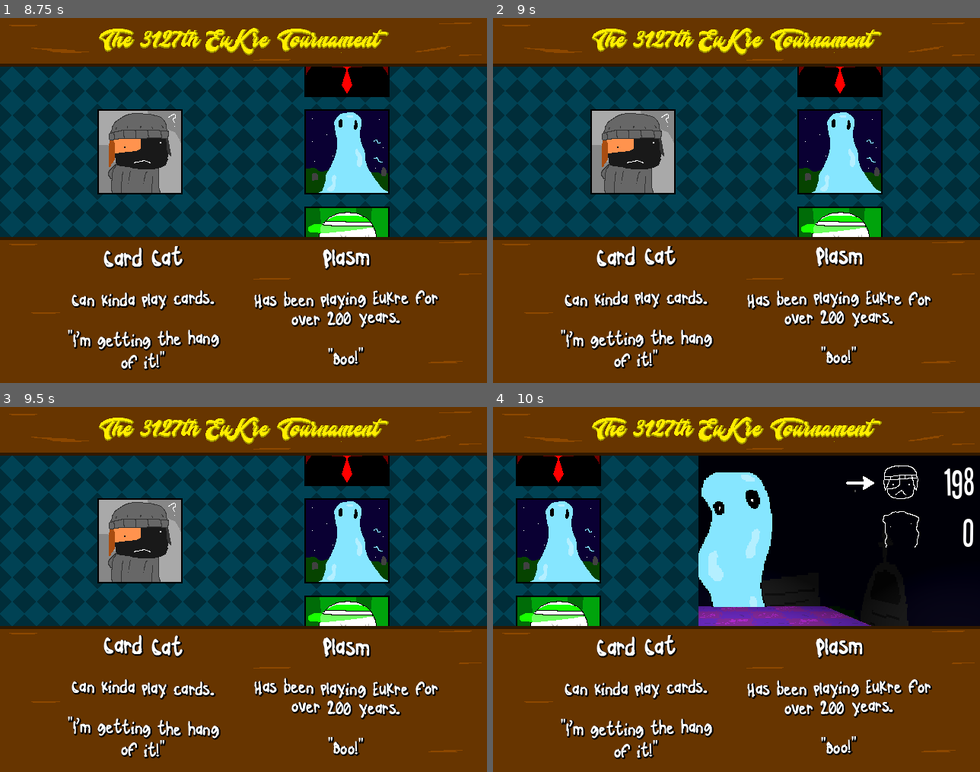
Above: before the commit, frames 1-4 (two rows, left to right).
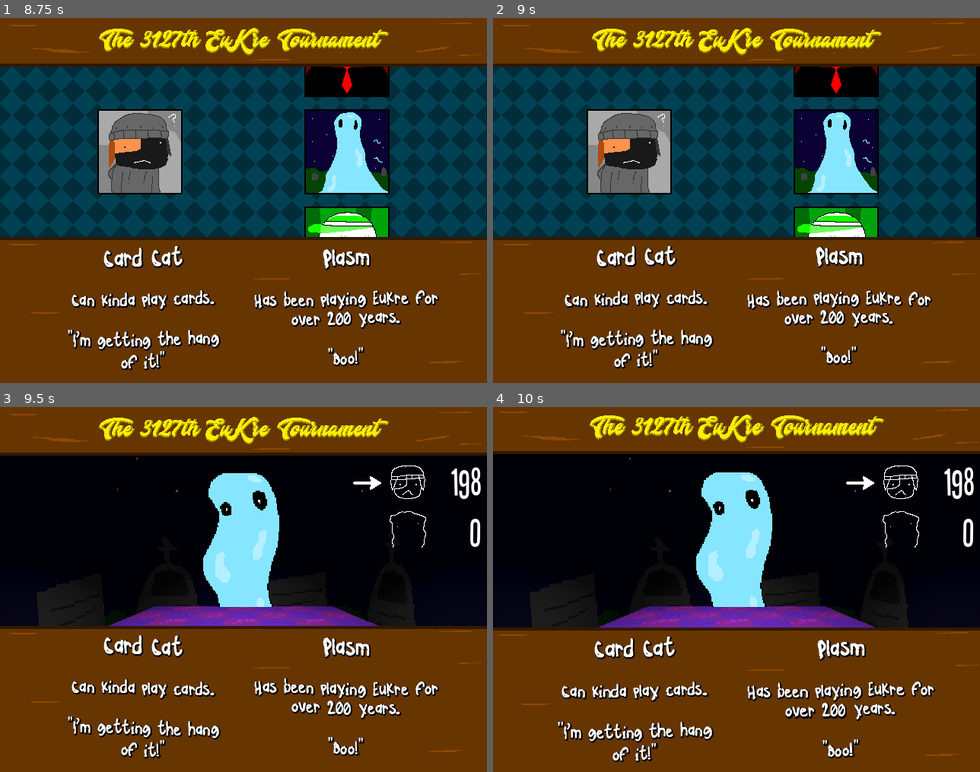
Above: after the commit, the same moments.

Repository: willslyman/kat-kards
Game: Godot game, scene res://scenes/main.tscn
Same seed, same stepped clock (60 frames per second), same inputs: the game is played once before the commit and once after it.
Inputs (mouse positions are in pixels of both pictures, inside the frame that each line leads up to):
- Up to frame 1 (8.75 s): click "Enter the Tournament!" at 0.5 s; tap Enter (debug) at 1.25, 4.9 s; move the mouse to (350, 182) at 1.27 s; press the mouse at (350, 182) at 1.28 s; move the mouse to (146, 218) at 2.02 s; release the mouse at (146, 218) at 2.03 s; click (146, 218) at 2.1 s; move the mouse to (292, 120) at 2.77 s; press the mouse at (292, 120) at 2.78 s; move the mouse to (219, 273) at 3.52 s; release the mouse at (219, 273) at 3.53 s; click (219, 273) at 3.6 s; move the mouse to (389, 255) at 4.27 s; press the mouse at (389, 255) at 4.28 s; move the mouse to (97, 145) at 5.02 s; release the mouse at (97, 145) at 5.03 s; click (97, 145) at 5.1 s; tap Q (debug2) at 5.65 s; move the mouse to (267, 200) at 5.77 s; press the mouse at (267, 200) at 5.78 s; release the mouse at (267, 200) at 6.5 s; click (443, 306) at 6.5 s; click (443, 306) at 7.25 s; click (443, 310) at 8 s
- Up to frame 2 (9 s): move the mouse to (663, 109) at 8.77 s; click (663, 109) at 8.85 s
- Up to frame 3 (9.5 s): no input
- Up to frame 4 (10 s): move the mouse to (843, 571) at 9.52 s; press the mouse at (843, 571) at 9.53 s

Frame 1 is identical in both runs. In frame 2, 13% of the frame differs, in the area x 0-100%, y 13-60%; in frame 3, 45%; in frame 4, 27%.

Commit message:
added menu amb

Diff:
--- a/scenes/main.tscn
+++ b/scenes/main.tscn
@@ -22,9 +22,10 @@
 [ext_resource type="AudioStream" uid="uid://22mbceivc6fj" path="res://sound/card_select_1.ogg" id="20_gqmmt"]
 [ext_resource type="AudioStream" uid="uid://hj4wfd3o06dl" path="res://sound/win.ogg" id="20_og1vs"]
 [ext_resource type="AudioStream" uid="uid://cxnym1jevcvrv" path="res://sound/card_click.ogg" id="21_yc10j"]
-[ext_resource type="AudioStream" uid="uid://p6jo7vm6vj4c" path="res://music/opp1.ogg" id="22_jscy8"]
 [ext_resource type="AudioStream" uid="uid://dkrijwdi8hfmb" path="res://sound/win_game.ogg" id="22_y6deb"]
 [ext_resource type="AudioStream" uid="uid://cn4astoso5ofr" path="res://sound/lose_game.ogg" id="23_og1vs"]
+[ext_resource type="AudioStream" uid="uid://bxpre2oc7c5vw" path="res://sound/menu_amb.ogg" id="26_vxglm"]
+[ext_resource type="AudioStream" uid="uid://bg823xrl8usf1" path="res://sound/door_open.ogg" id="27_2f3dj"]
 
 [sub_resource type="Animation" id="Animation_0ld40"]
 length = 0.001
@@ -344,6 +345,21 @@
 &"fan": SubResource("Animation_a8y0u")
 }
 
+[sub_resource type="Animation" id="Animation_5q0nq"]
+length = 0.001
+tracks/0/type = "value"
+tracks/0/imported = false
+tracks/0/enabled = true
+tracks/0/path = NodePath(".:modulate")
+tracks/0/interp = 1
+tracks/0/loop_wrap = true
+tracks/0/keys = {
+"times": PackedFloat32Array(0),
+"transitions": PackedFloat32Array(1),
+"update": 0,
+"values": [Color(1, 1, 1, 0)]
+}
+
 [sub_resource type="Animation" id="Animation_qkpxi"]
 resource_name = "show"
 length = 3.0
@@ -358,21 +374,6 @@
 "transitions": PackedFloat32Array(1, 1),
 "update": 0,
 "values": [Color(1, 1, 1, 0), Color(1, 1, 1, 1)]
-}
-
-[sub_resource type="Animation" id="Animation_5q0nq"]
-length = 0.001
-tracks/0/type = "value"
-tracks/0/imported = false
-tracks/0/enabled = true
-tracks/0/path = NodePath(".:modulate")
-tracks/0/interp = 1
-tracks/0/loop_wrap = true
-tracks/0/keys = {
-"times": PackedFloat32Array(0),
-"transitions": PackedFloat32Array(1),
-"update": 0,
-"values": [Color(1, 1, 1, 0)]
 }
 
 [sub_resource type="AnimationLibrary" id="AnimationLibrary_dgi5k"]
@@ -851,7 +852,7 @@
 "times": PackedFloat32Array(0),
 "transitions": PackedFloat32Array(1),
 "update": 0,
-"values": [-80.0]
+"values": [0.0]
 }
 tracks/1/type = "value"
 tracks/1/imported = false
@@ -1415,8 +1416,8 @@
 stream = ExtResource("23_og1vs")
 
 [node name="Music" type="AudioStreamPlayer" parent="."]
-stream = ExtResource("22_jscy8")
-volume_db = -80.0
+stream = ExtResource("26_vxglm")
+autoplay = true
 bus = &"Music"
 
 [node name="AnimationPlayer" type="AnimationPlayer" parent="Music"]
@@ -1424,6 +1425,9 @@
 &"": SubResource("AnimationLibrary_2f3dj")
 }
 
+[node name="DoorOpen" type="AudioStreamPlayer" parent="."]
+stream = ExtResource("27_2f3dj")
+
 [connection signal="hand_completed" from="Arena" to="." method="_on_arena_hand_completed"]
 [connection signal="pressed" from="Menu/Start" to="." method="_on_start_pressed"]
 [connection signal="pressed" from="Win/RichTextLabel/Menu" to="." method="_restart"]
--- a/scripts/main.gd
+++ b/scripts/main.gd
@@ -93,8 +93,6 @@
 	tween.tween_property(t_opps, "position", Vector2(t_opps.position.x, t_opps.position.y + 128), 2.0)
 	await tween.finished
 
-	await get_tree().create_timer(1.0, false).timeout
-
 	$Tournament/TUI/StartHint/AnimationPlayer.play("show")
 	can_start_round = true
 	#start_round()
@@ -145,8 +143,10 @@
 	$Menu/BobAnimation.stop()
 	$Menu/AnimationPlayer.play("hide")
 	$Camera3D/AnimationPlayer.play("intro")
+	$Music/AnimationPlayer.play("fade_out")
 
 func set_first_opp() -> void:
+	$DoorOpen.play()
 	$Music.stream = opp_music[current_game]
 	$Music/AnimationPlayer.play("fade_in")
 	$Music.play()
@@ -158,9 +158,8 @@
 
 	set_new_opponent()
 	tournament_anim.play("show_bios")
+	await tournament_anim.animation_finished
 	$DirectionalLight3D.queue_free()
-
-	await get_tree().create_timer(1.0, false).timeout
 
 	$Tournament/TUI/StartHint/AnimationPlayer.play("show")
 	can_start_round = true
Not shown: 1 places in scenes/main.tscn that only renumber resources
Not shown, added: sound/door_open.ogg.import
Not shown, added: sound/menu_amb.ogg.import
Not shown, added: sound/door_open.ogg
Not shown, added: sound/menu_amb.ogg
